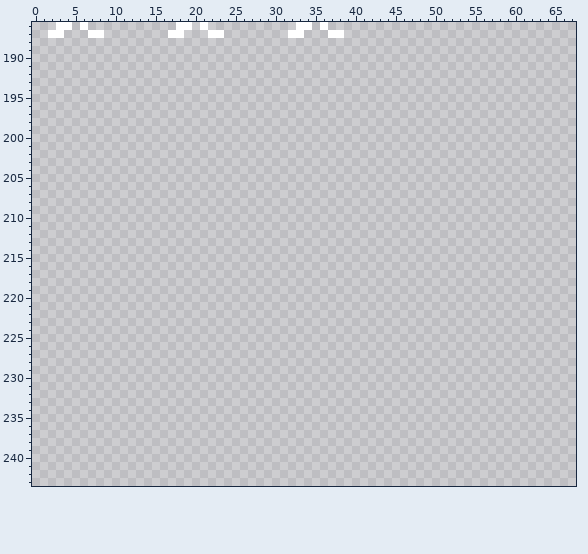
Pixel-art file, stored at Data/Art Board 01.aseprite. Above, as it was before the edit.
512x512 pixels, 1 frame. Shown: x 0..67, y 186..243.
Once edited:
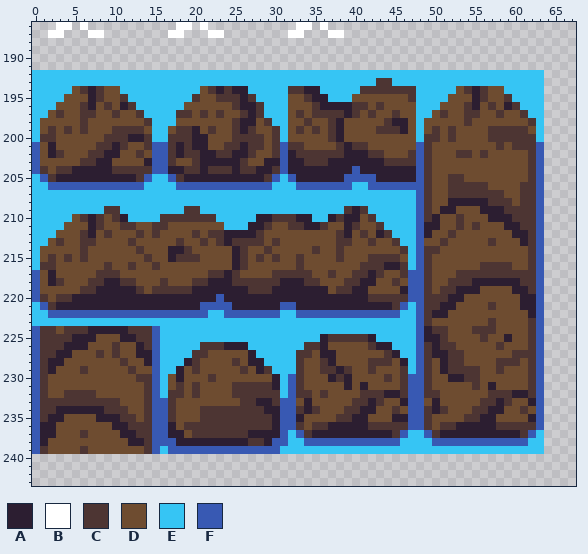
Palette (. is transparent): A #2c1e31  B #ffffff  C #4d3533  D #6e4c30  E #36c5f4  F #3859b3
Diff:
y 192: x 0..63 ................................................................ -> EEEEEEEEEEEEEEEEEEEEEEEEEEEEEEEEEEEEEEEEEEEEEEEEEEEEEEEEEEEEEEEE
y 193: x 0..63 ................................................................ -> EEEEEEEEEEEEEEEEEEEEEEEEEEEEEEEEEEEEEEEEEEECCEEEEEEEEEEEEEEEEEEE
y 194: x 0..63 ................................................................ -> EEEEEDCACDDEEEEEEEEEEDCACAAEEEEECCAAEEEEECCCCCCCEEEEEDCACDDEEEEE
y 195: x 0..63 ................................................................ -> EEEEDDDACDDCEEEEEEEECDDCCCACEEEEDDCAAEEEDDDDDDDCEEEEDDDACDDCEEEE
y 196: x 0..63 ................................................................ -> EEEDDDCADCDACEEEEEEDDDDDDCAACEEEDDDCAAAACCDCDDDDEEEDDDCADCDACEEE
y 197: x 0..63 ................................................................ -> EEDCDDCCDDCDDCEEEECCDCDCDDCACEEEDCDCCCCACDCDDCDDEEDCDDCCDDCDDCEE
y 198: x 0..63 ................................................................ -> EDDDDDCDDDDDDDCEEEDDDDDDDCAADCEEDDCDDCADDDDDCAADEDDDDDCDDDDDDDCE
y 199: x 0..63 ................................................................ -> EDCDCDCDDDCCCCDEEDCCADCDDCACDDCEDCDCDCADDDDCCCADEDCDCDDDDCCCCCDE
y 200: x 0..63 ................................................................ -> ECCDDDDDDCCCAACEECCCAADDDCCCCDCEDDDDDCADDDDDDDDDECCDCDDDDCCCCCCE
y 201: x 0..63 ................................................................ -> FDADDDDDCCACDDCFFCACAADDCCACCDCFCCDDDDCACCDDDDDDFCDDDDDDDDCDCCCF
y 202: x 0..63 ................................................................ -> FDACDDDCCAADDCDFFCACCAACCAACDDCFACCCCCCAAACCDDDCFCDDDCCDCDDDDDCF
y 203: x 0..63 ................................................................ -> FDDDDDCCAADDDDAFFCDDCAAAAACDDAAFAACCCAAAAAAACCCCFCDDDDDDDDDDDDCF
y 204: x 0..63 ................................................................ -> FCDCCAAAAACCCCCFFAACCACCCACCAACFAAAAAAAAFAAAAAAAFCDDDDDDDDDDDDCF
y 205: x 0..63 ................................................................ -> EFCAAAAAAAAAACFEEFCAAAAAAAAAACFEFAAAAAAFFFFAAAAAFCDDCCDDDDDDDDCF
y 206: x 0..63 ................................................................ -> EEFFFFFFFFFFFFEEEEFFFFFFFFFFFFEEEFFFFFFFEEFFFFFFFCDDCCCCCDDDDCCF
y 207: x 0..63 ................................................................ -> EEEEEEEEEEEEEEEEEEEEEEEEEEEEEEEEEEEEEEEEEEEEEEEEFCDDCCCCCCCDDCCF
y 208: x 0..63 ................................................................ -> EEEEEEEEEEEEEEEEEEEEEEEEEEEEEEEEEEEEEEEEEEEEEEEEFCDDAAAAACCCDCCF
y 209: x 0..63 ................................................................ -> EEEEEEEEECCEEEEEEEECCEEEEEEEEEEEEEEEEEECACEEEEEEFCDAADDDAAACCCCF
y 210: x 0..63 ................................................................ -> EEEEEDCACDCAEEEECCCCCCCEEEEEAACCCAAEEACAADCEEEEEFCADDCDDDAAACCCF
y 211: x 0..63 ................................................................ -> EEEEDDDACDDCCDDCCDDDDDDDEEEAACDDCCAACDDACDDCEEEEFAADDCDCDDDAACCF
y 212: x 0..63 ................................................................ -> EEEDDDCADCDDDCDCDDDDCDCCAAAACDDDDDDDDDCADCDACEEEFADDCDDDDDDDAACF
y 213: x 0..63 ................................................................ -> EEDCDDCCDDDDCDDDDDCDDCDCACCCCDCDDDDDDDCCDDCDDCEEFDDCDDDDDCDDDACF
y 214: x 0..63 ................................................................ -> EDDDDDCDDDDDDCDDDAACDDDDDACDDCDDDDDCDDCDDDDDDDCEFCCDDDDDDDDDDDCF
y 215: x 0..63 ................................................................ -> EDCDCDCDDDDDDDCDDACCCDDDDACDCDCDDCDDDDCDDDCCCCDEFCDDDDDDDDDDDDCF
y 216: x 0..63 ................................................................ -> ECCDDDDDDCDDCDDCDDDDDDDDDACDDDDDDCDDDDDDDCCCAACEFCDDDDDDCCCCDDCF
y 217: x 0..63 ................................................................ -> FDADDDDDCCCDDDDDDDDDDDCCACDDDDCCCCCDDCDDCCACDDCFFCDDDCCCCCCCCCCF
y 218: x 0..63 ................................................................ -> FDACDDDCCAACCDDDCDDDCCAAACCCCCCAAACCDDDCCAADDCDFFCDDCCCAAAAAACCF
y 219: x 0..63 ................................................................ -> FDDDDDCCAAAAACDCCCCCAAAAAAACCCAAAAAAADCCAADDDDAFFCDCCAAADDDDAACF
y 220: x 0..63 ................................................................ -> FCDCCAAAAAAAAAAAAAAAAAAFAAAAAAAAAAAAAAAAAACCCCCFFCCCAADDDDDDDAAF
y 221: x 0..63 ................................................................ -> EFCAAAAAAAAAAAAAAAAAAFFFFAAAAAAFFAAAAAAAAAAAACFEFCCAADDDDCDDDAAF
y 222: x 0..63 ................................................................ -> EEFFFFFFFFFFFFFFFFFFFFEEFFFFFFFEEFFFFFFFFFFFFFEEFCAADDDDDDDDDDAF
y 223: x 0..63 ................................................................ -> EEEEEEEEEEEEEEEEEEEEEEEEEEEEEEEEEEEEEEEEEEEEEEEEFCDDDDDDDCDDDDCF
y 224: x 0..63 ................................................................ -> FCCDCCCAAAAACCCFEEEEEEEEEEEEEEEEEEEEEEEEEEEEEEEEFACCDDDCCCDDDDCF
y 225: x 0..63 ................................................................ -> FCCCCAAADDDAACCFEEEEEEEEEEEEEEEEEEEEACCCCCAEEEEEFAACDDDDCDDADDCF
y 226: x 0..63 ................................................................ -> FCCCAAADDDCDDACFEEEEECCCAAAEEEEEEECCADDDDDCAAEEEFCACCDDDDDCDDDCF
y 227: x 0..63 ................................................................ -> FCCAADDDCDCDDAAFEEEECCDDDDDAEEEEECCDAADDDDDDCAEEFCAACCDDDDDDCCCF
y 228: x 0..63 ................................................................ -> FCAADDDDDDDCDDAFEEEACDDDDCDAAEEEECDDCADDDDCCCDAEFCDACCDDDDCCCDCF
y 229: x 0..63 ................................................................ -> FCADDDCDDDDDCDDFEEADCDDDDDCDACEEECDDCCACDDCDDDCEFCDACCCCDDCDDDCF
y 230: x 0..63 ................................................................ -> FCDDDDDDDDDDDCCFEDADDDCDDDDDDDAEFCDDDACADDDDCDCFFCDDAACCDDDDDDCF
y 231: x 0..63 ................................................................ -> FCDDDDDDDDDDDDCFEDCDCDDDDCCCCCAEFCDDDDDADADDDDCFFCDDDDDCDADDDDCF
y 232: x 0..63 ................................................................ -> FCDDCCCCDDDDDDCFECCDCDDDDCCCCCCEFCCDCDDDDCCCAACFFCCDDDDDDCCCAACF
y 233: x 0..63 ................................................................ -> FCCCCCCCCCCDDDCFFCDDDDDDDDCCAACFFDADDDDDCCACDDAFFDADDDDDCCACDDAF
y 234: x 0..63 ................................................................ -> FCCAAAAAACCCDDCFFCDDDCCCCCCCCAAFFCACDDDCCAADDCDFFCACDDDCCAADDCDF
y 235: x 0..63 ................................................................ -> FCAADDDDAAACCDCFFCDDDCCCCCCCCCAFFADDDDCCAADDDAAFFCDDDDCCAADDDDAF
y 236: x 0..63 ................................................................ -> FAADDDDDDDAACCCFFADCCCCCCCCCCCAFFCDCCAAAAACCCCCFFCDCCAAAAACCCCCF
y 237: x 0..63 ................................................................ -> FAADDDCDDDDAACCFFAADCCCCCCCAAAAFEFCAAAAAAAAAACFEEFCAAAAAAAAAACFE
y 238: x 0..63 ................................................................ -> FADDDDDDDDDDAACFFFAAAAAAAAACCAFFEEFFFFFFFFFFFFEEEEFFFFFFFFFFFFEE
y 239: x 0..63 ................................................................ -> FCDDDDCDDDDDDDCFEFFFFFFFFFFFFFFEEEEEEEEEEEEEEEEEEEEEEEEEEEEEEEEE
Changed places in both pictures, as pixel boxes (x1, y1, x2, y2):
added: (32, 70, 544, 454)
